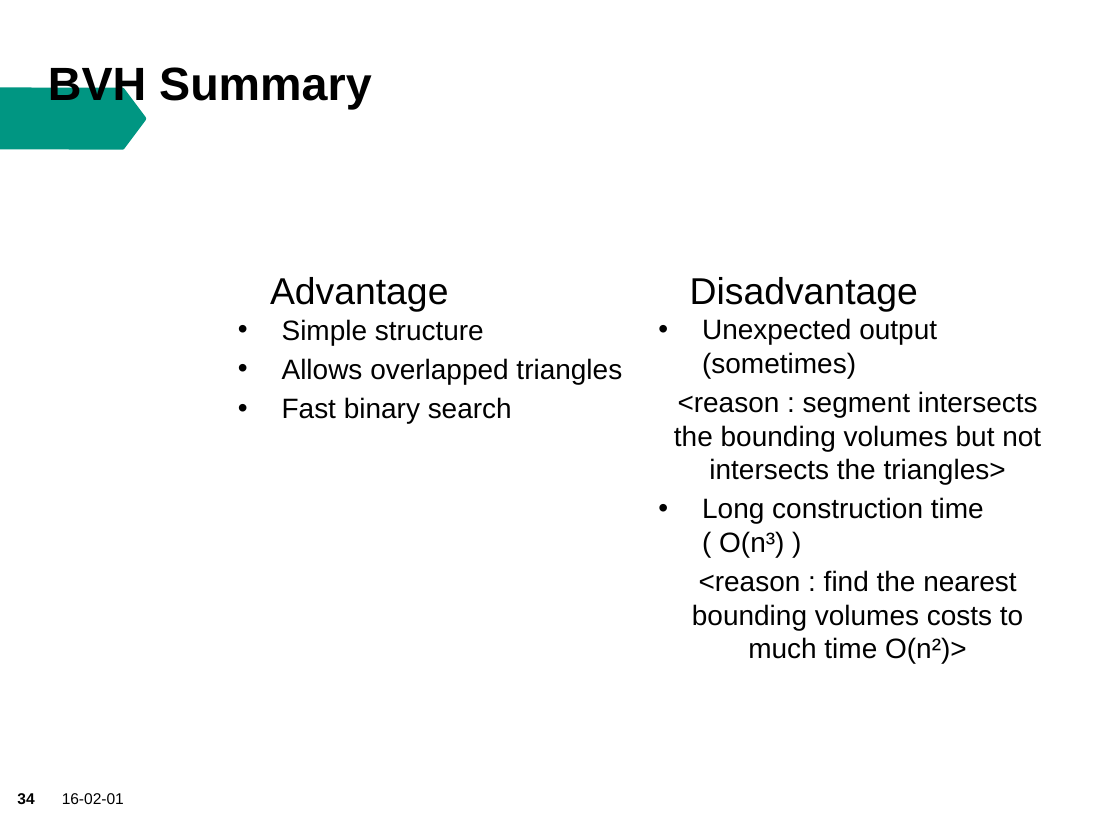
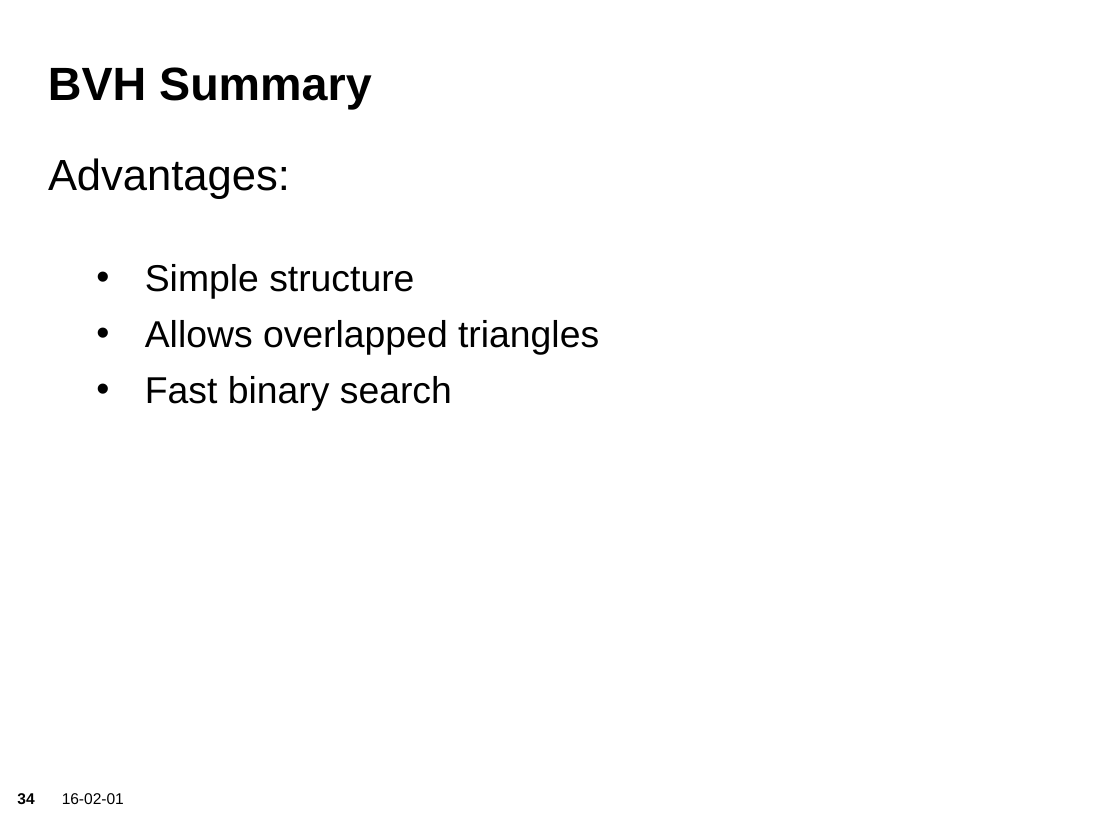
Before and after one commit to sgraf812/compgeom15, a slide deck: slide 34 of presentation/Presentation.pptx. Drawn at 1120x840 pixels with LibreOffice and Linux fonts; fonts in the diff are those of the drawing; background and template pictures are left out. Boxes give left, top, right and bottom in pixels: in the first picture for what was removed or moved away, otherwise in the second. Text is boxed around its words. In the diff, an @@ line names an element or a change of style, - is before the commit and + after.

```diff
--- a/presentation/Presentation.pptx
+++ b/presentation/Presentation.pptx
@@ freeform shape removed at (0, 87, 146, 150) @@
@@ text "Advantages:": place and size @@
-text "Advantages:" at (282, 319, 622, 423)
+text "Advantages:" at (48, 158, 599, 410)
@@ text at (48, 158, 290, 199): paragraph added @@
+Advantages:
@@ text at (145, 264, 599, 410): size 18 to 24 pt in "Simple structure", "Allows overlapped triangles", "Fast binary search"; list level 1 to 2 in "Simple structure"; list level 1 to 2 in "Allows overlapped triangles"; list level 1 to 2 in "Fast binary search" @@
@@ text removed at (270, 277, 448, 312) @@
-Advantage
@@ text removed at (690, 277, 918, 312) @@
-Disadvantage
@@ text removed at (674, 318, 1041, 664) @@
-• Unexpected output (sometimes)
-<reason : segment intersects the bounding volumes but not intersects the triangles>
-• Long construction time ( O(n³) )
-<reason : find the nearest bounding volumes costs to much time O(n²)>
```
Also in this commit, not shown: 3 other slides changed, 2 slides added, 1 other file.
